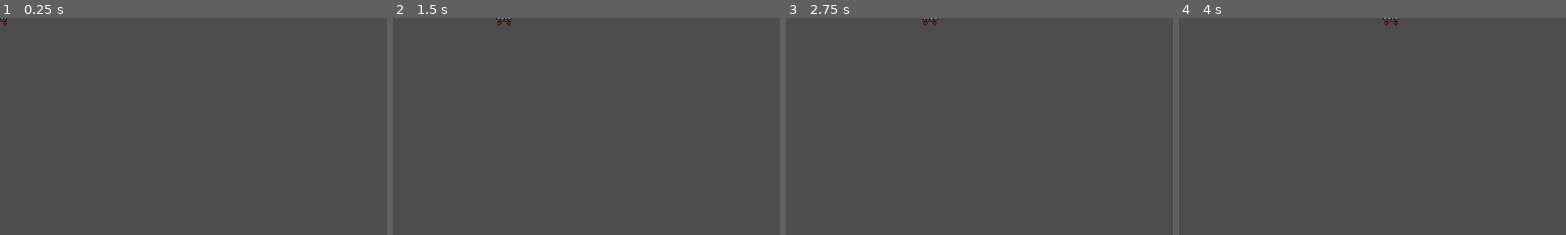
Above: before the commit, frames 1-4 (left to right).
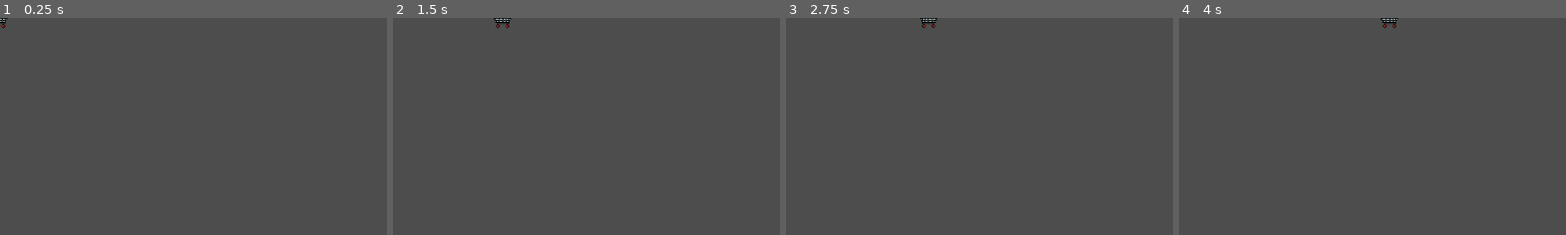
Above: after the commit, the same moments.

Repository: VarnCc/collector
Game: Godot game, scene res://player.tscn
Two runs of this game, one before a commit and one after it. Both use one fixed random seed, a clock stepped at 60 frames per second and the inputs below. Before the commit the project has no main scene; this scene is started directly in both runs.
Inputs:
- Up to frame 1 (0.25 s): no input
- Up to frame 2 (1.5 s): tap Enter at 0.5 s; hold D (move_right) 0.53-1.28 s; hold A (move_left) from 1.28 s (still down)
- Up to frame 3 (2.75 s): tap Space at 2 s; release A (move_left) at 2.03 s; hold D (move_right) from 2.03 s (still down)
- Up to frame 4 (4 s): release D (move_right) at 3.53 s; hold A (move_left) from 3.53 s (still down)
The pictures show only the part of the screen within x 0-50%, y 0-50%; the shares and areas given below are measured in that part.

The runs differ from the first frame. In frame 1, less than 0.1% of the frame differs, in the area x 0-3%, y 0-5%; in frame 2, 0.1%; in frame 3, 0.1%; in frame 4, 0.1%, in the area x 52-57%, y 0-5%.

Commit message:
add iteam logic

Diff:
--- /dev/null
+++ b/items.gd
@@ -0,0 +1,16 @@
+extends RigidBody2D
+
+
+# Called when the node enters the scene tree for the first time.
+func _ready():
+	$AnimatedSprite2D.play()
+
+
+# Called every frame. 'delta' is the elapsed time since the previous frame.
+func _process(delta: float) -> void:
+	pass
+
+
+func _on_area_2d_body_entered(body: Node2D) -> void:
+	if body.is_in_group("player"):
+		queue_free()
--- a/items.tscn
+++ b/items.tscn
@@ -1,5 +1,6 @@
-[gd_scene load_steps=8 format=3 uid="uid://4k7kqb3vt7v2"]
+[gd_scene load_steps=9 format=3 uid="uid://4k7kqb3vt7v2"]
 
+[ext_resource type="Script" uid="uid://c12onli3fpqmm" path="res://items.gd" id="1_aa2cp"]
 [ext_resource type="Texture2D" uid="uid://ck3hbhjlmgv2j" path="res://assets/sprietes/items/item_onigiri.png" id="1_u5wui"]
 
 [sub_resource type="AtlasTexture" id="AtlasTexture_aa2cp"]
@@ -35,16 +36,25 @@
 }],
 "loop": true,
 "name": &"onigiri",
-"speed": 5.0
+"speed": 2.0
 }]
 
 [sub_resource type="CircleShape2D" id="CircleShape2D_rofvq"]
 
 [node name="Items" type="RigidBody2D"]
+script = ExtResource("1_aa2cp")
+metadata/_edit_group_ = true
 
 [node name="AnimatedSprite2D" type="AnimatedSprite2D" parent="."]
 sprite_frames = SubResource("SpriteFrames_cy7rr")
 animation = &"onigiri"
+frame_progress = 0.916043
 
 [node name="CollisionShape2D" type="CollisionShape2D" parent="."]
 shape = SubResource("CircleShape2D_rofvq")
+
+[node name="Area2D" type="Area2D" parent="."]
+
+[node name="CollisionShape2D" type="CollisionShape2D" parent="Area2D"]
+
+[connection signal="body_entered" from="Area2D" to="." method="_on_area_2d_body_entered"]
--- /dev/null
+++ b/main.tscn
@@ -0,0 +1,3 @@
+[gd_scene format=3 uid="uid://bxtor230t6e10"]
+
+[node name="main" type="Node"]
--- a/player.tscn
+++ b/player.tscn
@@ -42,8 +42,7 @@
 [sub_resource type="RectangleShape2D" id="RectangleShape2D_onrkg"]
 size = Vector2(25, 17)
 
-[node name="Player" type="CharacterBody2D"]
-position = Vector2(2, -4)
+[node name="Player" type="CharacterBody2D" groups=["player"]]
 motion_mode = 1
 script = ExtResource("1_onrkg")
 metadata/_edit_group_ = true
--- a/project.godot
+++ b/project.godot
@@ -11,6 +11,7 @@
 [application]
 
 config/name="Collector"
+run/main_scene="uid://bxtor230t6e10"
 config/features=PackedStringArray("4.5", "Forward Plus")
 config/icon="res://icon.svg"
 
Not shown, added: items.gd.uid
